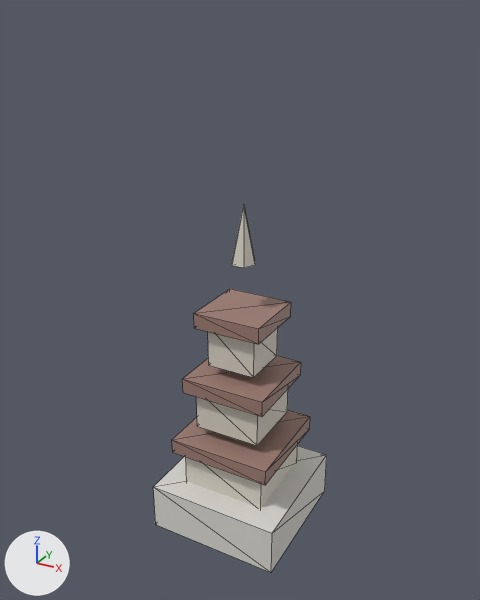
A saved change to the glTF model public/studio/v2.15.0/d_seokgatap/model.glb.
Both versions are drawn from a camera (50 mm lens) standing at (4.45, -8.2, 8.09) and looking at (-0.06, 0.0, 3.99). Lighting does not change. The marker at lower left points along +X, +Y and +Z. The picture after the commit comes second. Mesh edges are drawn as thin lines. Where no turn or scale is listed for an object, it has been applied to the vertices.

Names of what the first picture shows: 'part0', 'part1', 'part2', 'part3', 'part4', 'part5', 'part6', 'part7'.
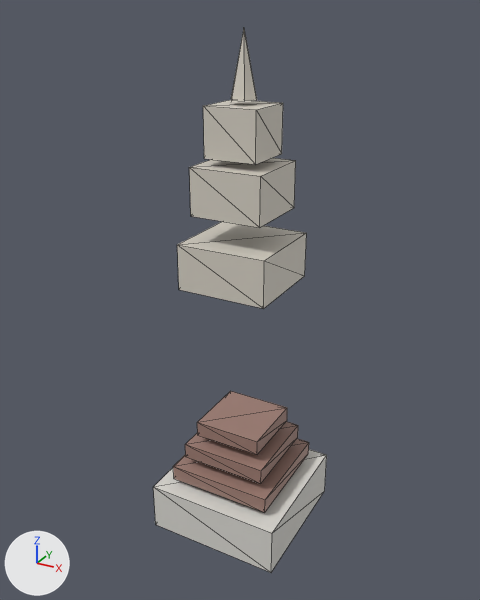
Changed parts and their boxes (x1, y1, x2, y2) in the pictures (480 x 600 px):
'part1', moved
    before: (186, 444, 298, 508)
    after: (177, 222, 306, 309)
'part3', moved
    before: (196, 389, 288, 446)
    after: (189, 158, 296, 228)
'part2', moved
    before: (172, 410, 310, 485)
    after: (173, 438, 309, 512)
'part6', moved
    before: (194, 289, 291, 344)
    after: (197, 391, 287, 455)
'part4', moved
    before: (183, 356, 301, 416)
    after: (185, 422, 298, 483)
'part5', moved
    before: (208, 328, 278, 378)
    after: (203, 100, 283, 165)
'part7', moved
    before: (232, 205, 255, 268)
    after: (231, 30, 257, 101)

The change, as a list of edits to the scene's bpy script:
```text
Change me_geometry_1:
    used by ob_part1; location = (0.0, 0.0, 0.0)
    remove me_geometry_1.from_pydata(...)  # 8 vertices, 12 faces; spans x -0.7..0.7, y -0.7..0.7, z 0.75..1.45
    add me_geometry_1.from_pydata(...)  # 8 vertices, 12 faces; spans x -0.7..0.7, y -0.7..0.7, z 4.286..4.986
    me_geometry_1 part 1: the whole mesh is moved by (0.0, 0.0, 3.536)
Change me_geometry_2:
    used by ob_part2; location = (0.0, 0.0, 0.0)
    remove me_geometry_2.from_pydata(...)  # 8 vertices, 12 faces; spans x -0.85..0.85, y -0.85..0.85, z 1.42..1.67
    add me_geometry_2.from_pydata(...)  # 8 vertices, 12 faces; spans x -0.85..0.85, y -0.85..0.85, z 0.89..1.14
    me_geometry_2 part 2: the whole mesh is moved by (0.0, 0.0, -0.53)
Change me_geometry_3:
    used by ob_part3; location = (0.0, 0.0, 0.0)
    remove me_geometry_3.from_pydata(...)  # 8 vertices, 12 faces; spans x -0.55..0.55, y -0.55..0.55, z 1.85..2.55
    add me_geometry_3.from_pydata(...)  # 8 vertices, 12 faces; spans x -0.55..0.55, y -0.55..0.55, z 5.386..6.086
    me_geometry_3 part 3: the whole mesh is moved by (0.0, 0.0, 3.536)
Change me_geometry_4:
    used by ob_part4; location = (0.0, 0.0, 0.0)
    remove me_geometry_4.from_pydata(...)  # 8 vertices, 12 faces; spans x -0.7..0.7, y -0.7..0.7, z 2.525..2.775
    add me_geometry_4.from_pydata(...)  # 8 vertices, 12 faces; spans x -0.7..0.7, y -0.7..0.7, z 1.288..1.538
    me_geometry_4 part 4: the whole mesh is moved by (0.0, 0.0, -1.238)
Change me_geometry_5:
    used by ob_part5; location = (0.0, 0.0, 0.0)
    remove me_geometry_5.from_pydata(...)  # 8 vertices, 12 faces; spans x -0.4..0.4, y -0.4..0.4, z 2.95..3.65
    add me_geometry_5.from_pydata(...)  # 8 vertices, 12 faces; spans x -0.4..0.4, y -0.4..0.4, z 6.191..6.891
    me_geometry_5 part 5: the whole mesh is moved by (0.0, 0.0, 3.241)
Change me_geometry_6:
    used by ob_part6; location = (0.0, 0.0, 0.0)
    remove me_geometry_6.from_pydata(...)  # 8 vertices, 12 faces; spans x -0.55..0.55, y -0.55..0.55, z 3.625..3.875
    add me_geometry_6.from_pydata(...)  # 8 vertices, 12 faces; spans x -0.55..0.55, y -0.55..0.55, z 1.68..1.93
    me_geometry_6 part 6: the whole mesh is moved by (0.0, 0.0, -1.945)
Change me_geometry_7:
    used by ob_part7; location = (0.0, 0.0, 0.0)
    remove me_geometry_7.from_pydata(...)  # 8 vertices, 12 faces; spans x -0.2..0.2, y -0.173..0.173, z 4.6..5.5
    add me_geometry_7.from_pydata(...)  # 8 vertices, 12 faces; spans x -0.2..0.2, y -0.173..0.173, z 6.957..7.857
    me_geometry_7 part 7: the whole mesh is moved by (0.0, 0.0, 2.357)
```
